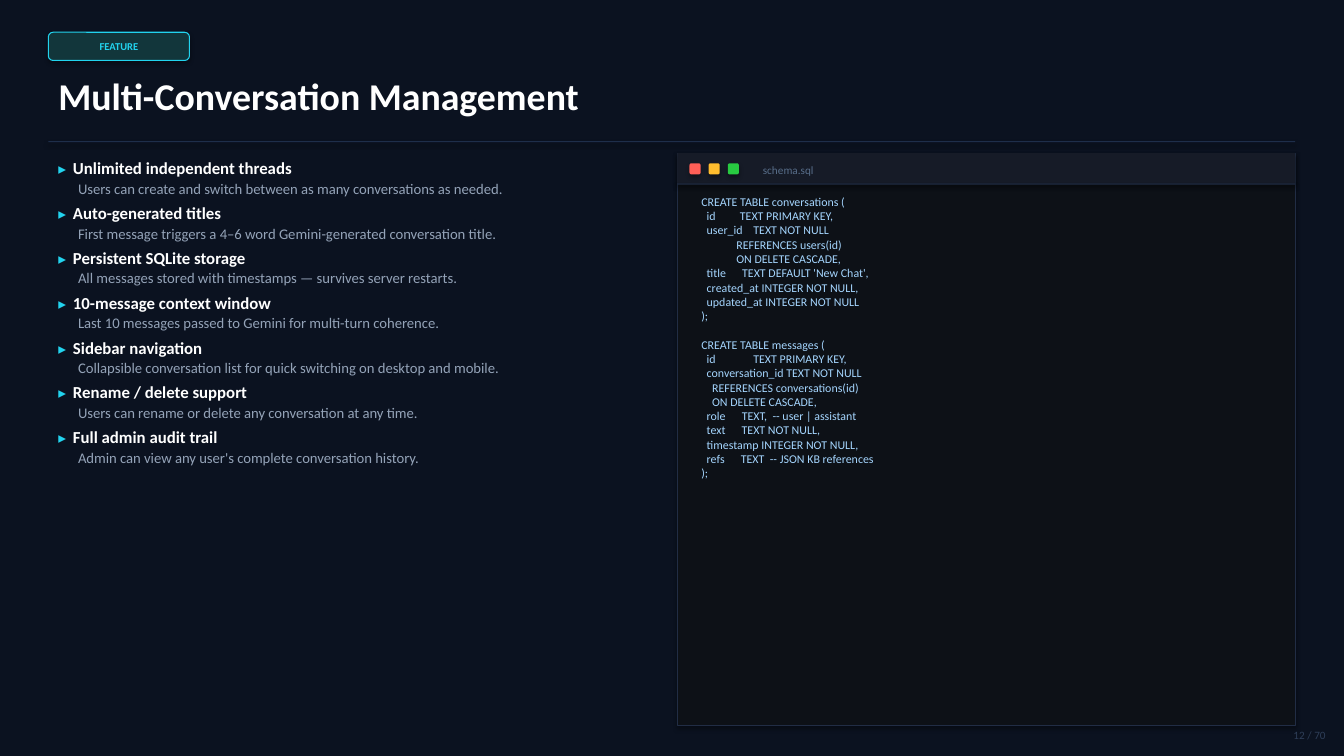
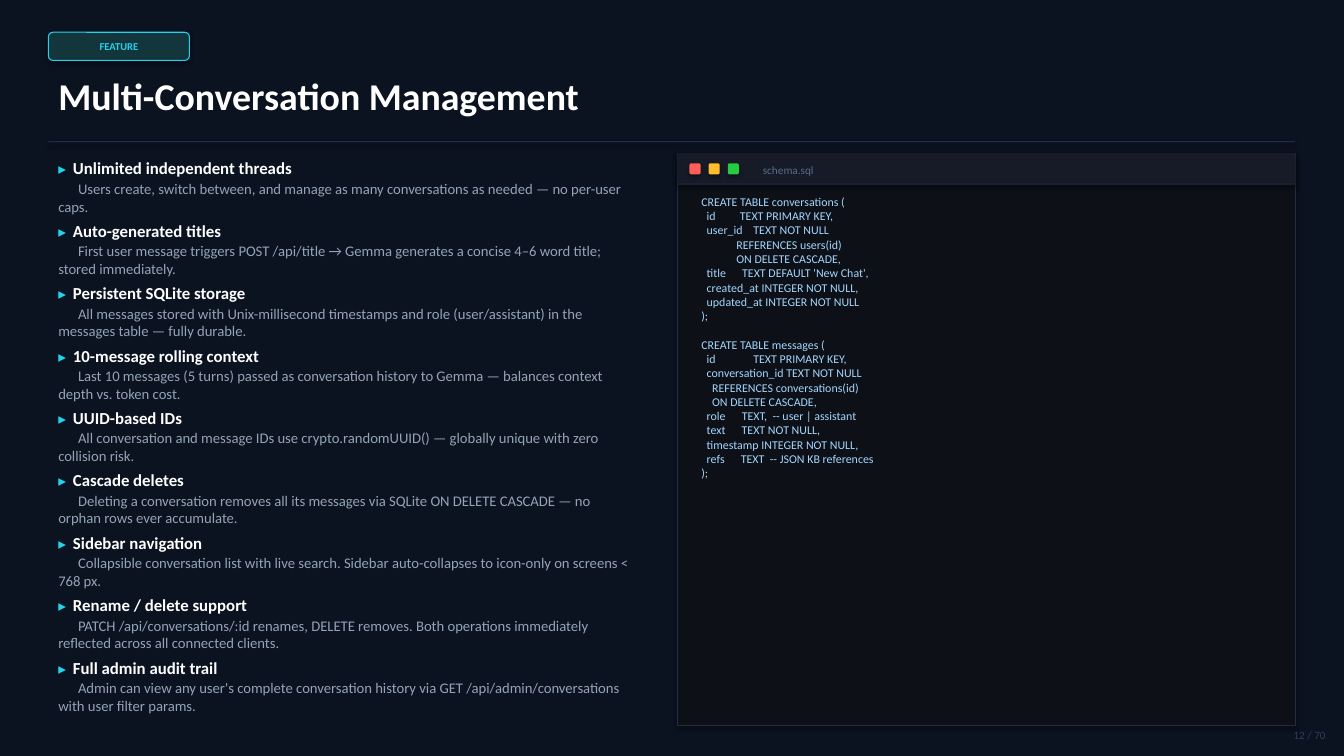
Before and after one commit to Bashab18/Chatbot, a slide deck: slide 12 of presentation/CIRA_Chatbot_Presentation.pptx. Drawn at 1344x756 pixels with LibreOffice and Linux fonts; fonts in the diff are those of the drawing. Boxes give left, top, right and bottom in pixels: in the first picture for what was removed or moved away, otherwise in the second. Text is boxed around its words. In the diff, an @@ line names an element or a change of style, - is before the commit and + after.

```diff
--- a/presentation/CIRA_Chatbot_Presentation.pptx
+++ b/presentation/CIRA_Chatbot_Presentation.pptx
@@ text at box(58, 184, 621, 215): text changed @@
-Users can create and switch between as many conversations as needed.
+Users create, switch between, and manage as many conversations as needed — no per-user caps.
@@ text at box(58, 246, 602, 277): text changed @@
-First message triggers a 4–6 word Gemini-generated conversation title.
+First user message triggers POST /api/title → Gemma generates a concise 4–6 word title; stored immediately.
@@ text at box(58, 308, 602, 526): text changed @@
-All messages stored with timestamps — survives server restarts.
-▸ 10-message context window
-Last 10 messages passed to Gemini for multi-turn coherence.
+All messages stored with Unix-millisecond timestamps and role (user/assistant) in the messages table — fully durable.
+▸ 10-message rolling context
+Last 10 messages (5 turns) passed as conversation history to Gemma — balances context depth vs. token cost.
+▸ UUID-based IDs
+All conversation and message IDs use crypto.randomUUID() — globally unique with zero collision risk.
+▸ Cascade deletes
+Deleting a conversation removes all its messages via SQLite ON DELETE CASCADE — no orphan rows ever accumulate.
@@ text at box(58, 558, 618, 589): text changed @@
-Collapsible conversation list for quick switching on desktop and mobile.
+Collapsible conversation list with live search. Sidebar auto-collapses to icon-only on screens < 768 px.
@@ text at box(58, 621, 588, 648): text changed @@
-Users can rename or delete any conversation at any time.
+PATCH /api/conversations/:id renames, DELETE removes. Both operations immediately reflected across all connected clients.
@@ text at box(58, 683, 619, 714): text changed @@
-Admin can view any user's complete conversation history.
+Admin can view any user's complete conversation history via GET /api/admin/conversations with user filter params.
```
Also in this commit, not shown: 40 other slides changed, 1 other file.
